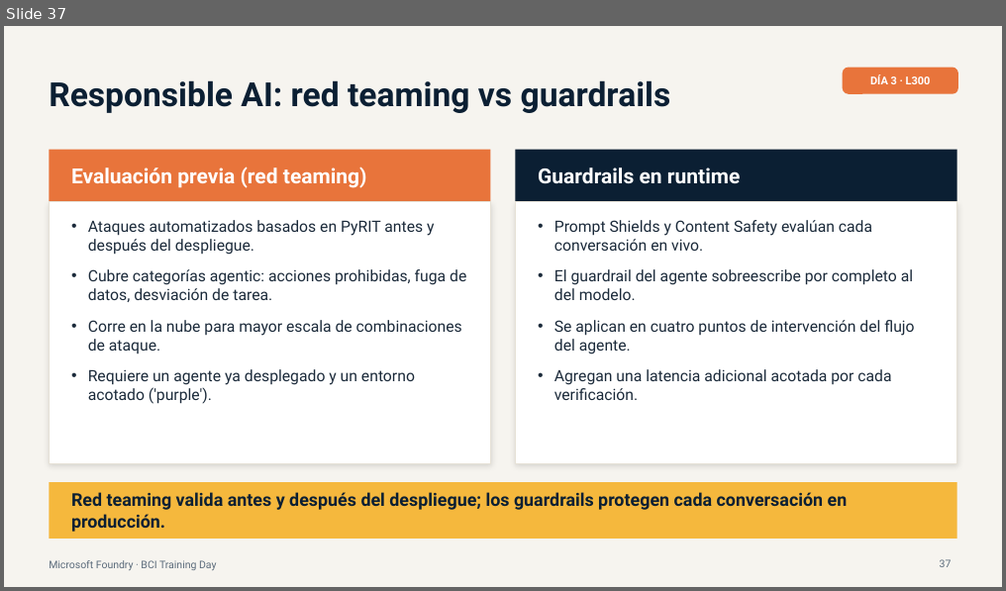
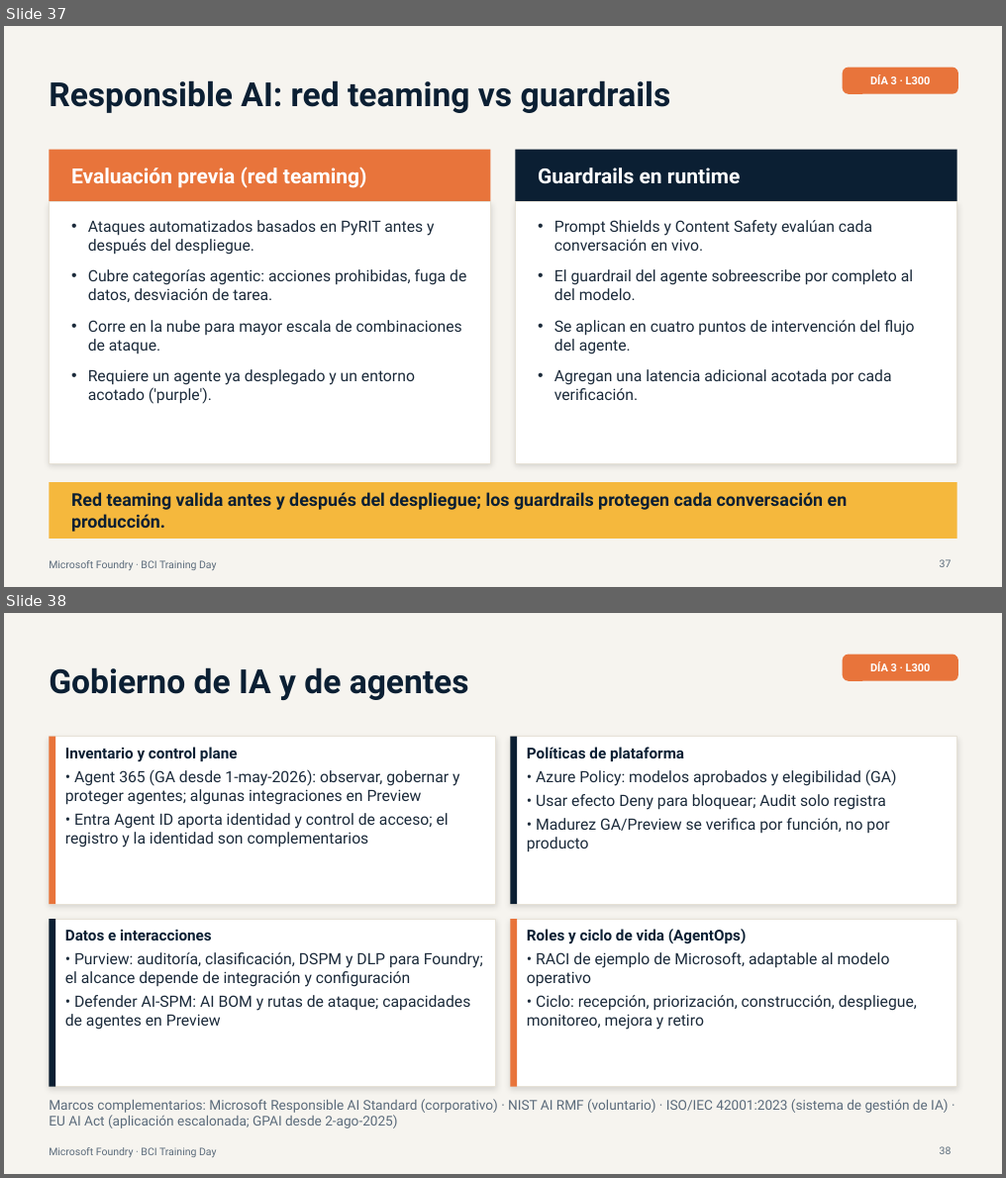
Before and after one commit to valegrajales/bci_workshop, a slide deck: presentaciones/BCI_Foundry_Dia3_L300_Produccion_Gobierno.pptx. Shown one above the other, each under a label of ours: slide 37 before the commit, slides 37 and 38 after it. The pictures are 1006x591 and 1006x1178 pixels, drawn with LibreOffice and Linux fonts; fonts in the diff are those of the drawing. Boxes give left, top, right and bottom in pixels: in the first picture for what was removed or moved away, otherwise in the second. Text is boxed around its words. In the diff, an @@ line names an element or a change of style, - is before the commit and + after.

```diff
--- a/presentaciones/BCI_Foundry_Dia3_L300_Produccion_Gobierno.pptx
+++ b/presentaciones/BCI_Foundry_Dia3_L300_Produccion_Gobierno.pptx
@@ slide 38 added at (4,613,1002,1174), background #F6F4EF @@
@@ text added at (49,667,469,700), 32 pt, text #0B1F33, bold @@
+Gobierno de IA y de agentes
@@ rounded rectangle added at (843,655,958,681), fill #E8743B @@
@@ text added at (870,662,931,671), 10.5 pt, text #FFFFFF, bold @@
+DÍA 3 · L300
@@ rectangle added at (49,737,496,904), fill #FFFFFF, outline #E6E1D6 0.75 pt @@
@@ rectangle added at (49,737,55,904), fill #E8743B @@
@@ text added at (65,747,459,848), 15 pt, text #1B2A3A @@
+Inventario y control plane
+• Agent 365 (GA desde 1-may-2026): observar, gobernar y proteger agentes; algunas integraciones en Preview
+• Entra Agent ID aporta identidad y control de acceso; el registro y la identidad son complementarios
@@ rectangle added at (510,737,957,904), fill #FFFFFF, outline #E6E1D6 0.75 pt @@
@@ rectangle added at (510,737,517,904), fill #0B1F33 @@
@@ text added at (527,747,897,853), 15 pt, text #1B2A3A @@
+Políticas de plataforma
+• Azure Policy: modelos aprobados y elegibilidad (GA)
+• Usar efecto Deny para bloquear; Audit solo registra
+• Madurez GA/Preview se verifica por función, no por producto
@@ rectangle added at (49,919,496,1087), fill #FFFFFF, outline #E6E1D6 0.75 pt @@
@@ rectangle added at (49,919,55,1087), fill #0B1F33 @@
@@ text added at (65,929,483,1030), 15 pt, text #1B2A3A @@
+Datos e interacciones
+• Purview: auditoría, clasificación, DSPM y DLP para Foundry; el alcance depende de integración y configuración
+• Defender AI-SPM: AI BOM y rutas de ataque; capacidades de agentes en Preview
@@ rectangle added at (510,919,957,1087), fill #FFFFFF, outline #E6E1D6 0.75 pt @@
@@ rectangle added at (510,919,517,1087), fill #E8743B @@
@@ text added at (527,929,917,1030), 15 pt, text #1B2A3A @@
+Roles y ciclo de vida (AgentOps)
+• RACI de ejemplo de Microsoft, adaptable al modelo operativo
+• Ciclo: recepción, priorización, construcción, despliegue, monitoreo, mejora y retiro
@@ text added at (49,1099,947,1129), 13 pt, text #5B6B7B @@
+Marcos complementarios: Microsoft Responsible AI Standard (corporativo) · NIST AI RMF (voluntario) · ISO/IEC 42001:2023 (sistema de gestión de IA) · EU AI Act (aplicación escalonada; GPAI desde 2-ago-2025)
@@ page number added at (940,1147,951,1155), 10 pt, text #5B6B7B @@
+38
@@ text added at (49,1148,216,1157), 10 pt, text #5B6B7B @@
+Microsoft Foundry · BCI Training Day
```
Also in this commit, not shown: 4 other slides added.
